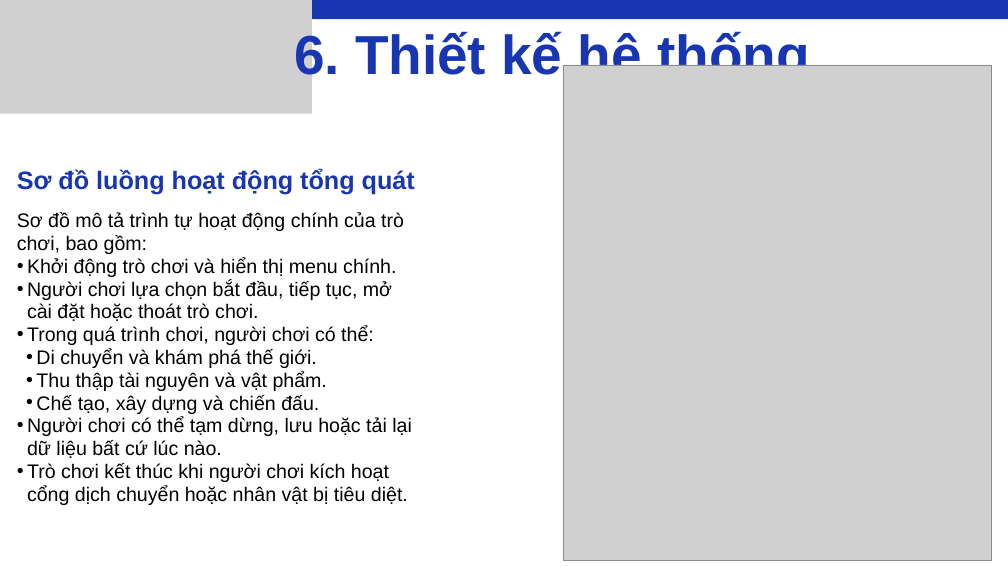
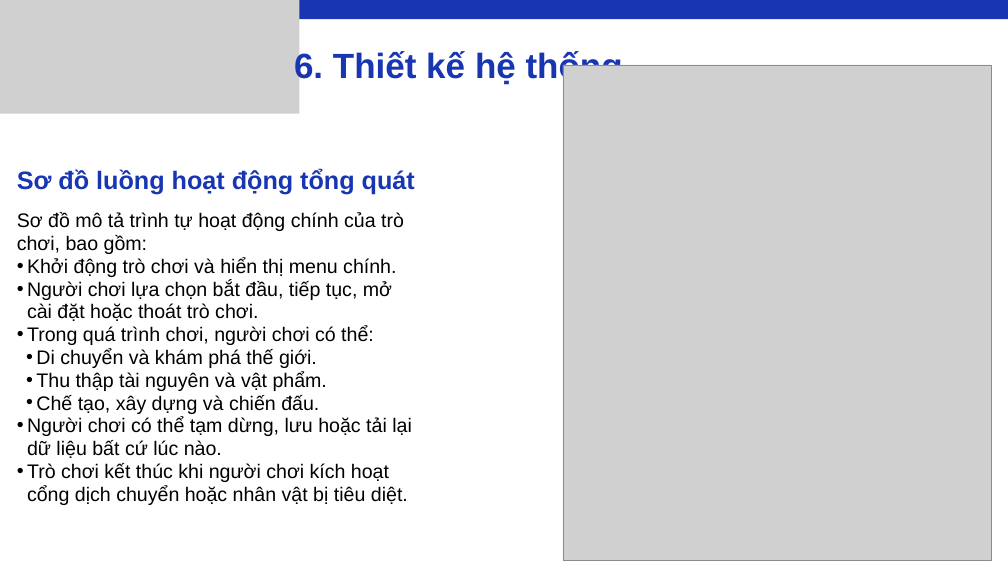
Before and after one commit to HaGiaLoc/tn-da22ttd-110122103-hagialoc-xaydungtrochoisinhton2d, a slide deck: slide 9 of thesis/abs/tn_slide.pptx. Drawn at 1008x567 pixels with LibreOffice and Linux fonts; fonts in the diff are those of the drawing; grey boxes stand for pictures. Boxes give left, top, right and bottom in pixels: in the first picture for what was removed or moved away, otherwise in the second. Text is boxed around its words. In the diff, an @@ line names an element or a change of style, - is before the commit and + after.

```diff
--- a/thesis/abs/tn_slide.pptx
+++ b/thesis/abs/tn_slide.pptx
@@ picture: place and size @@
-picture at [0,0,312,113]
+picture at [0,0,299,113]
@@ text "6. Thiết kế hệ thống" at [294,49,623,84]: size 78.5 to 50 pt @@
```
Also in this commit, not shown: 8 other slides changed, 6 slides added, 9 slides removed.
